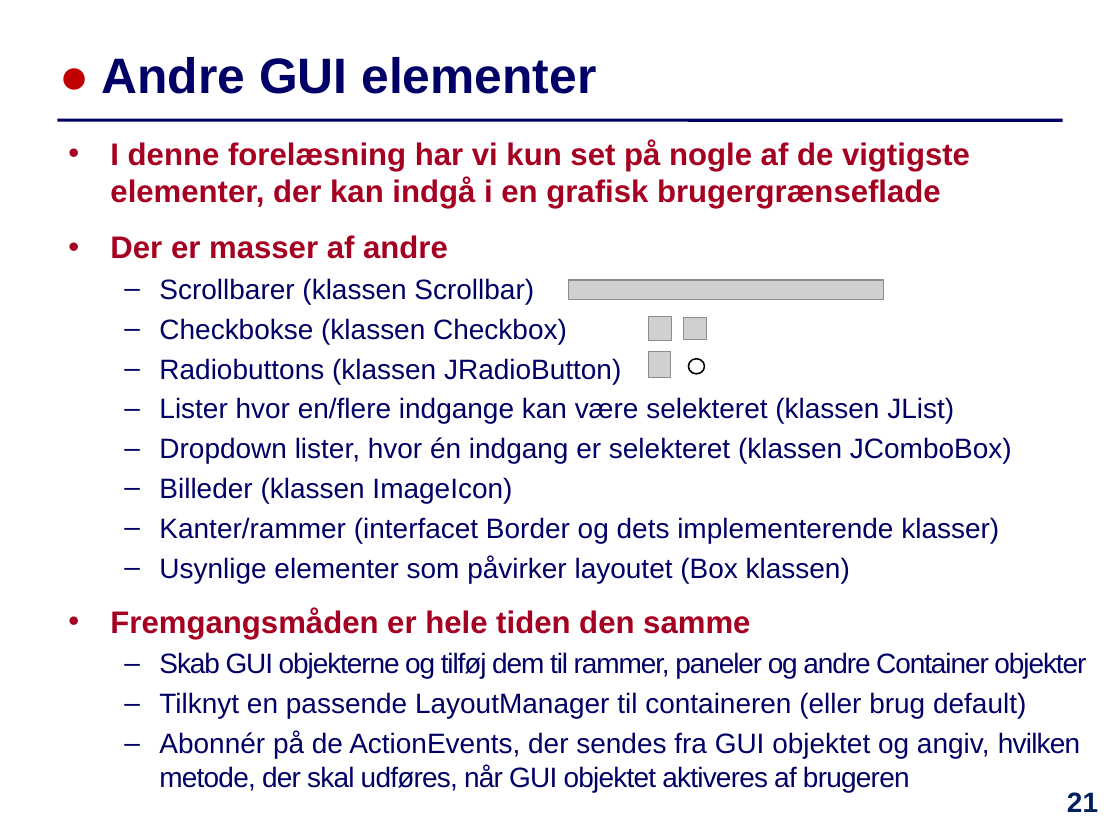
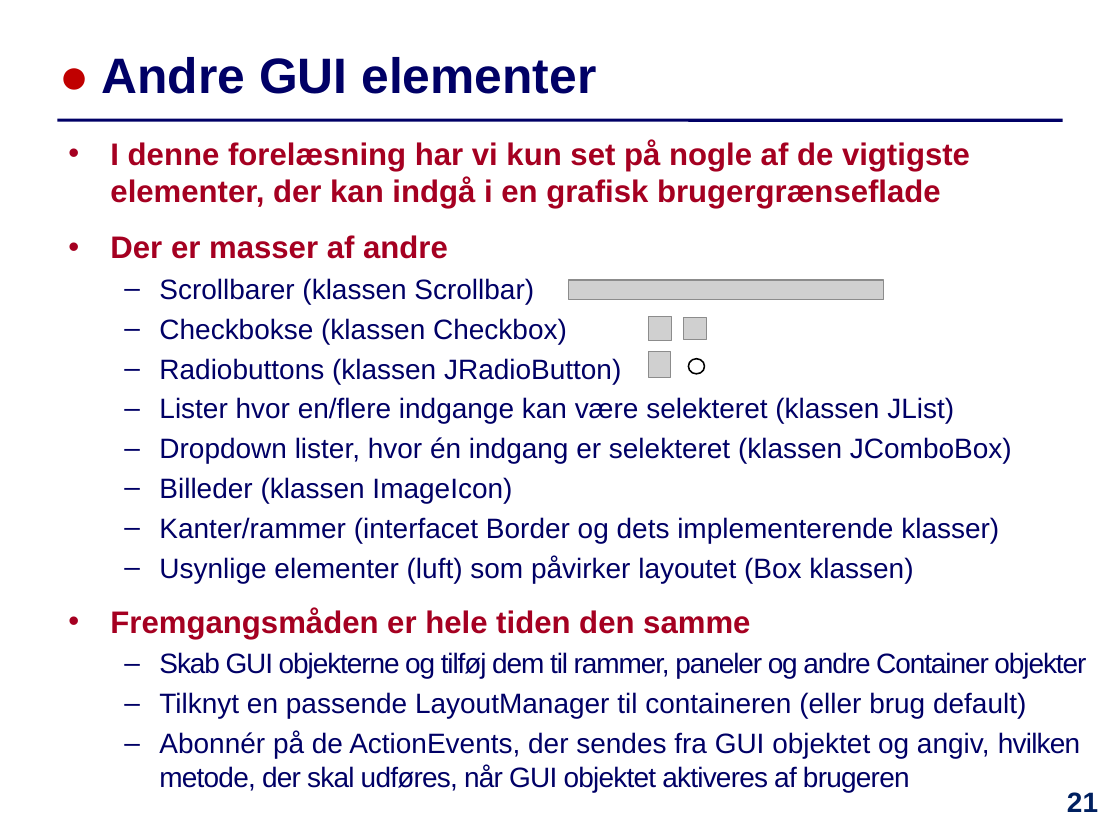
Before and after one commit to IntProgAU/Materiale, a slide deck: slide 21 of web/e23/uge_13/Slides-Uge13.pptx. Drawn at 1120x840 pixels with LibreOffice and Linux fonts; fonts in the diff are those of the drawing; grey boxes stand for pictures. Boxes give left, top, right and bottom in pixels: in the first picture for what was removed or moved away, otherwise in the second. Text is boxed around its words. In the diff, an @@ line names an element or a change of style, - is before the commit and + after.

```diff
--- a/web/e23/uge_13/Slides-Uge13.pptx
+++ b/web/e23/uge_13/Slides-Uge13.pptx
@@ text at box(159, 556, 913, 583): text changed @@
-  – Usynlige elementer som påvirker layoutet (Box klassen)
+  – Usynlige elementer (luft) som påvirker layoutet (Box klassen)
```
Also in this commit, not shown: 13 other slides changed, 1 other file.
